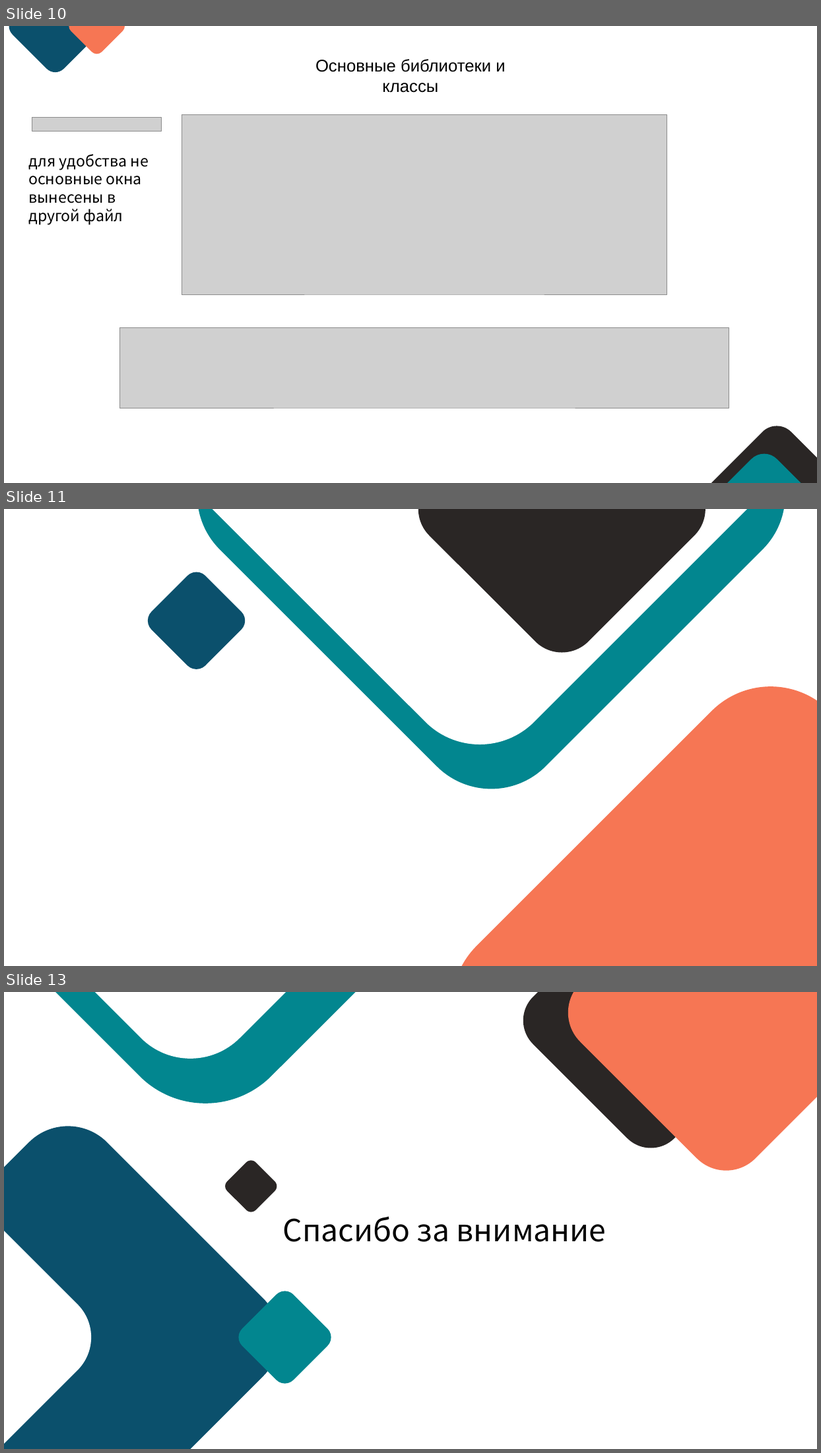
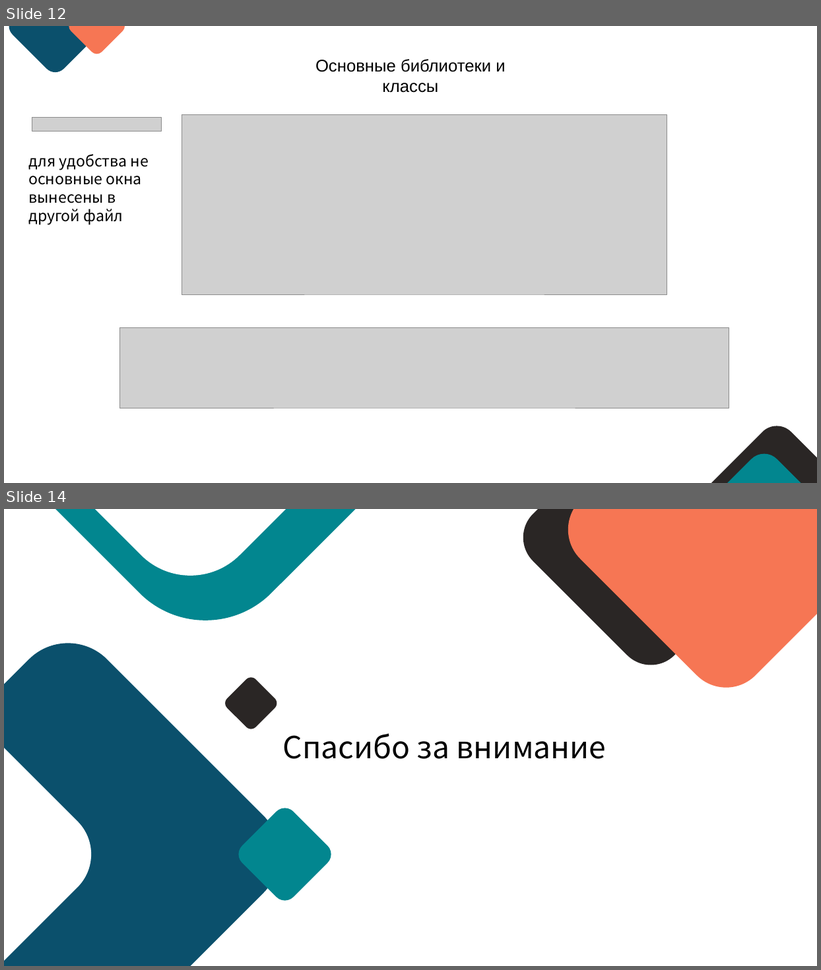
Before and after one commit to Listoker/starve_survival, a slide deck: проект starvesurvival.pptx. Shown one above the other, each under a label of ours: slides 10, 11 and 13 before the commit, slides 12 and 14 after it; the slides between them are not shown. The pictures are 821x1453 and 821x970 pixels, drawn with LibreOffice and Linux fonts; fonts in the diff are those of the drawing; grey boxes stand for pictures. Boxes give left, top, right and bottom in pixels: in the first picture for what was removed or moved away, otherwise in the second. Text is boxed around its words. In the diff, an @@ line names an element or a change of style, - is before the commit and + after.

```diff
--- a/проект starvesurvival.pptx
+++ b/проект starvesurvival.pptx
@@ slide 11 removed at box(4, 509, 817, 966), background #FFFFFF @@
@@ rounded rectangle removed at box(154, 509, 806, 776) @@
@@ rounded rectangle removed at box(165, 509, 817, 821) @@
@@ rounded rectangle removed at box(403, 509, 721, 669) @@
@@ rounded rectangle removed at box(143, 567, 250, 675) @@
@@ rounded rectangle removed at box(418, 652, 817, 966) @@
@@ what was slide 10 is now slide 12 @@
@@ what was slide 13 is now slide 14 @@
```
Also in this commit, not shown: 7 slides changed, 4 slides added, 2 other slides removed, 2 other files.
